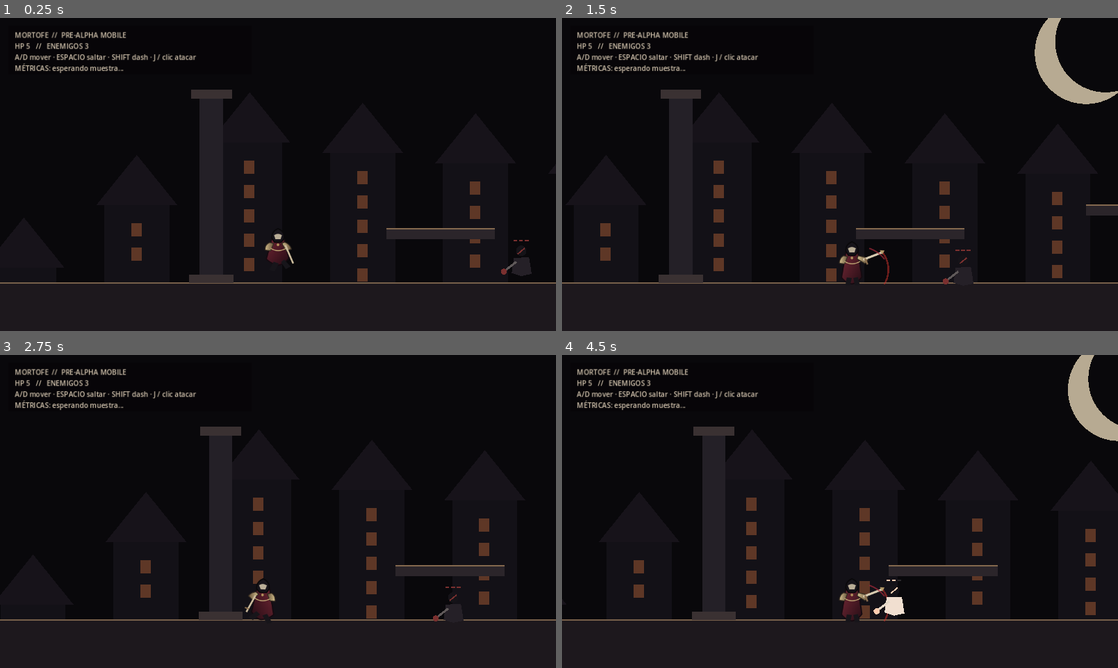
Above: before the commit, frames 1-4 (two rows, left to right).
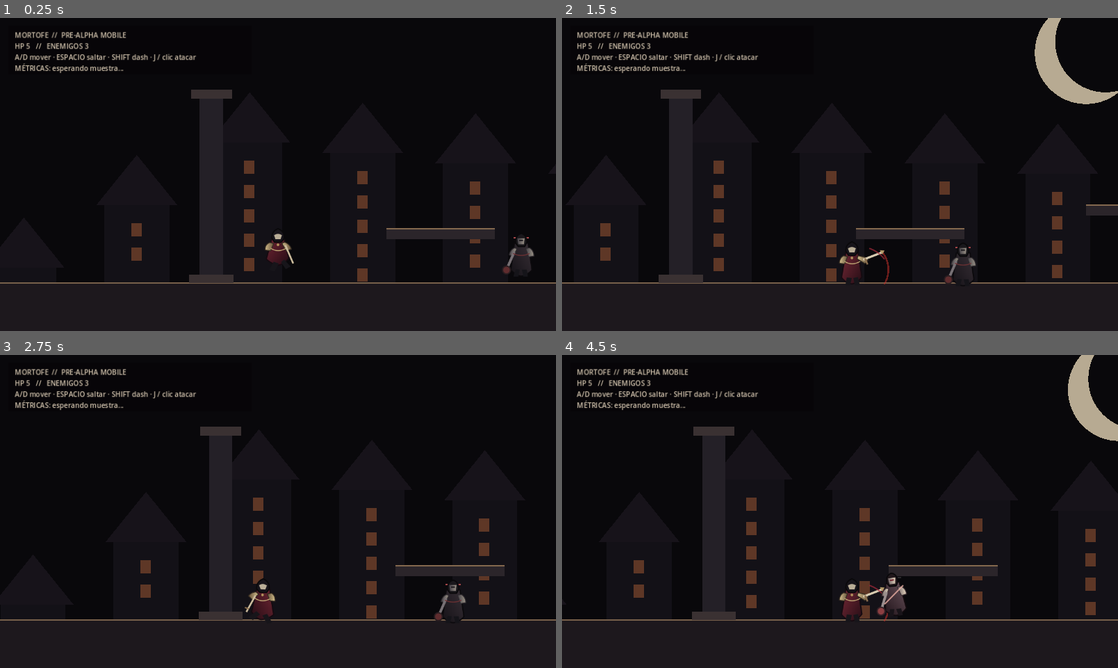
Above: after the commit, the same moments.

Repository: heliossamuelhernandezreyes/Godot-juegos-2d
Game: Godot game, scene res://main.tscn
The game is run twice, just before and just after one commit, with the same random seed, the same clock (stepped at 60 frames per second) and the same inputs.
Inputs (mouse positions are in pixels of both pictures, inside the frame that each line leads up to):
- Up to frame 1 (0.25 s): no input
- Up to frame 2 (1.5 s): tap Enter at 0.5 s; move the mouse to (962, 158) at 0.52 s; hold D (move_right) 0.53-1.25 s; tap J (attack) at 0.6 s; click (962, 158) at 0.67 s; tap Space (jump) at 0.77 s; drag from (728, 190) to (856, 243) at 1.27 s
- Up to frame 3 (2.75 s): move the mouse to (333, 442) at 2.02 s; hold A (move_left) from 2.03 s (still down); tap Shift (dash) at 2.1 s; tap J (attack) at 2.3 s
- Up to frame 4 (4.5 s): release A (move_left) at 2.75 s; drag from (812, 574) to (1001, 608) at 2.77 s; move the mouse to (1006, 558) at 3.52 s; hold D (move_right) 3.53-4.25 s; tap J (attack) at 3.6 s; tap Space (jump) at 3.77 s; drag from (673, 464) to (912, 608) at 4.27 s

The runs differ from the first frame. In frame 1, 0.2% of the frame differs, in the area x 90-97%, y 70-83%; in frame 2, 0.2%; in frame 3, 0.2%; in frame 4, 0.4%, in the area x 56-62%, y 69-84%.

Commit message:
art(mortofe): drive enemy visuals from sprite assets

Diff:
--- a/Mortofe/scripts/enemy.gd
+++ b/Mortofe/scripts/enemy.gd
@@ -5,6 +5,9 @@
 
 const Hitbox2D = preload("res://scripts/combat/hitbox_2d.gd")
 const Hurtbox2D = preload("res://scripts/combat/hurtbox_2d.gd")
+const ENEMY_IDLE = preload("res://art/characters/enemy/enemy_idle.svg")
+const ENEMY_ATTACK = preload("res://art/characters/enemy/enemy_attack.svg")
+const ENEMY_HURT = preload("res://art/characters/enemy/enemy_hurt.svg")
 
 @export var move_speed := 92.0
 @export var aggro_distance := 520.0
@@ -20,6 +23,7 @@
 var facing := -1
 var gravity := float(ProjectSettings.get_setting("physics/2d/default_gravity", 980.0))
 var attack_hitbox: Area2D
+var visual: Sprite2D
 
 func _ready() -> void:
 	health = max_health
@@ -28,6 +32,7 @@
 	_build_collision()
 	_build_hurtbox()
 	_build_attack_hitbox()
+	_build_visual()
 	queue_redraw()
 
 func _physics_process(delta: float) -> void:
@@ -47,6 +52,7 @@
 	if is_instance_valid(attack_hitbox):
 		attack_hitbox.position.x = 36.0 * float(facing)
 	move_and_slide()
+	_update_visual()
 	queue_redraw()
 
 func _update_ai(delta: float) -> void:
@@ -121,22 +127,30 @@
 	attack_hitbox.configure(self, 1, 32, rect)
 	add_child(attack_hitbox)
 
+func _build_visual() -> void:
+	visual = Sprite2D.new()
+	visual.texture = ENEMY_IDLE
+	visual.position = Vector2(0, -20)
+	visual.texture_filter = CanvasItem.TEXTURE_FILTER_LINEAR
+	visual.z_index = 2
+	add_child(visual)
+
+func _update_visual() -> void:
+	if not is_instance_valid(visual):
+		return
+	var next_texture: Texture2D = ENEMY_IDLE
+	var attack_offset := 0.0
+	if hurt_flash_left > 0.0:
+		next_texture = ENEMY_HURT
+	elif attack_window_left > 0.0:
+		next_texture = ENEMY_ATTACK
+		attack_offset = 16.0 * float(facing)
+	visual.texture = next_texture
+	visual.flip_h = facing < 0
+	visual.position = Vector2(attack_offset, -20)
+
 func _draw() -> void:
-	var dir := float(facing)
-	var flash := hurt_flash_left > 0.0
-	var robe := Color("f1dfd0") if flash else Color("252027")
-	var accent := Color("ffccb0") if flash else Color("7a302f")
-	var iron := Color("e3d7c7") if flash else Color("5f5959")
-	draw_polygon(PackedVector2Array([
-		Vector2(-18.0 * dir, -12), Vector2(-24.0 * dir, 26), Vector2(0, 31),
-		Vector2(22.0 * dir, 24), Vector2(17.0 * dir, -11)
-	]), PackedColorArray([robe]))
-	draw_circle(Vector2(0, -27), 12.0, Color("151318"))
-	draw_line(Vector2(-8.0 * dir, -33), Vector2(8.0 * dir, -20), accent, 3.0)
-	draw_line(Vector2(11.0 * dir, -2), Vector2(38.0 * dir, 19), iron, 5.0)
-	draw_circle(Vector2(40.0 * dir, 21), 7.0, accent)
-	if attack_window_left > 0.0:
-		draw_arc(Vector2(16.0 * dir, 2), 48.0, -0.5 if facing > 0 else PI - 0.5, 0.45 if facing > 0 else PI + 0.45, 14, Color(0.72, 0.15, 0.13, 0.58), 4.0)
+	# Health pips remain as gameplay feedback even after sprite integration.
 	for i in range(max_health):
-		var c := accent if i < health else Color("2b292c")
-		draw_rect(Rect2(-18 + i * 13, -52, 9, 3), c, true)
+		var c := Color("a74749") if i < health else Color("2b292c")
+		draw_rect(Rect2(-18 + i * 13, -58, 9, 3), c, true)
